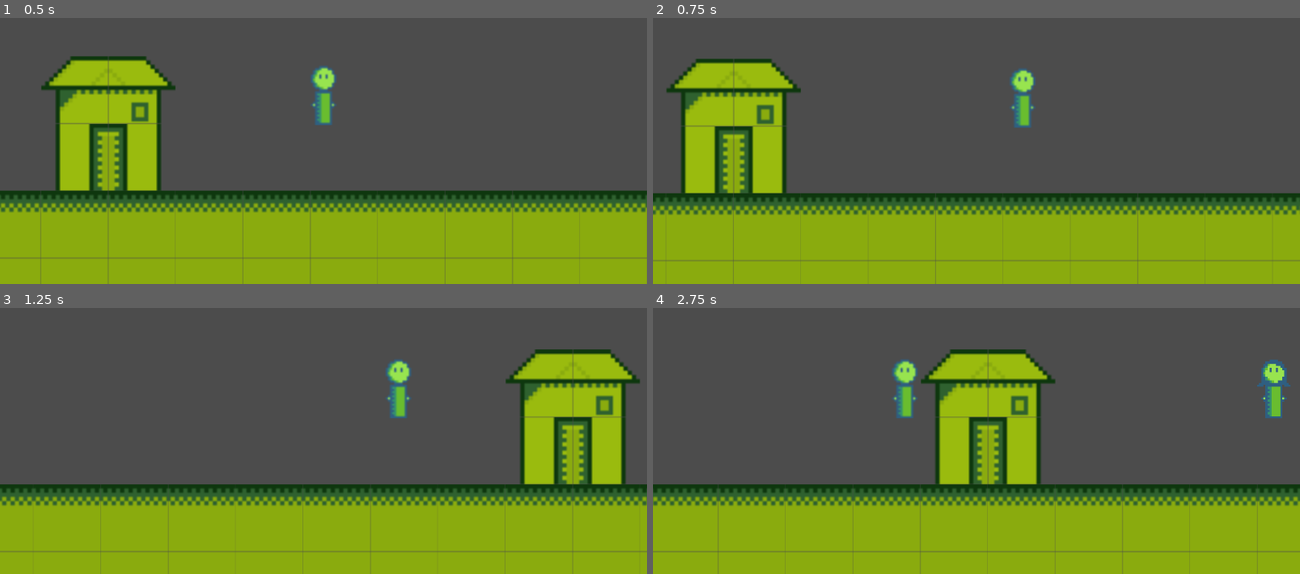
Above: before the commit, frames 1-4 (two rows, left to right).
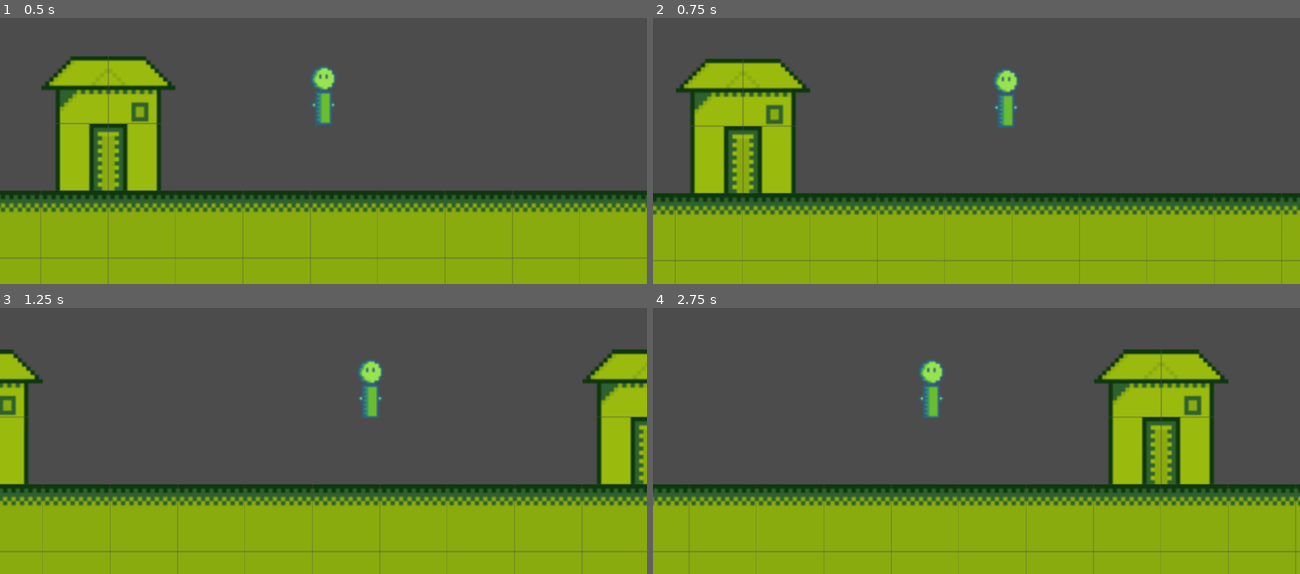
Above: after the commit, the same moments.

Repository: JamesPoole/godot-game
Game: Godot game, scene res://game.tscn
Same seed, same stepped clock (60 frames per second), same inputs: the game is played once before the commit and once after it.
Inputs:
- Up to frame 1 (0.5 s): no input
- Up to frame 2 (0.75 s): tap Enter (ui_accept) at 0.5 s; hold Right (ui_right) from 0.53 s (still down); tap E (interact, bound only after the commit) at 0.6 s
- Up to frame 3 (1.25 s): keep holding Right (ui_right); tap Enter (ui_accept) at 0.77 s
- Up to frame 4 (2.75 s): tap E (interact, bound only after the commit) at 1.35, 2.1 s; tap Enter (ui_accept) at 1.52 s; release Right (ui_right) at 2.03 s; hold Left (ui_left) from 2.03 s (still down)

Frame 1 is identical in both runs. In frame 2, 6.5% of the frame differs, in the area x 0-100%, y 15-100%; in frame 3, 14%; in frame 4, 22%.

Commit message:
add basic interactions

Diff:
--- a/Characters/Character.gd
+++ b/Characters/Character.gd
@@ -2,8 +2,8 @@
 
 const UP = Vector2(0, -1)
 const GRAVITY = 20
-const ACCEL = 50
-const MAX_SPEED = 200
+const ACCEL = 40
+const MAX_SPEED = 125
 const JUMP_HEIGHT = -200
 
 var motion = Vector2()
--- a/Characters/Character.tscn
+++ b/Characters/Character.tscn
@@ -11,11 +11,11 @@
 "speed": 5.0
 } ]
 
-[sub_resource type="RayShape2D" id=3]
+[sub_resource type="RayShape2D" id=2]
 length = 15.4509
 
-[sub_resource type="CapsuleShape2D" id=2]
-radius = 5.98404
+[sub_resource type="CapsuleShape2D" id=3]
+radius = 11.7202
 height = 14.8418
 
 [node name="Character" type="KinematicBody2D"]
@@ -29,12 +29,15 @@
 "interactable",
 ]]
 position = Vector2( 0, -0.104675 )
-shape = SubResource( 3 )
+shape = SubResource( 2 )
 one_way_collision = true
 
 [node name="Area2D" type="Area2D" parent="."]
 
 [node name="CollisionShape2D" type="CollisionShape2D" parent="Area2D"]
 position = Vector2( 0, 2.55773 )
-shape = SubResource( 2 )
+shape = SubResource( 3 )
 one_way_collision = true
+
+[connection signal="area_entered" from="Area2D" to="." method="_on_Area2D_area_entered"]
+[connection signal="area_exited" from="Area2D" to="." method="_on_Area2D_area_exited"]
--- a/Characters/Hero/Hero.gd
+++ b/Characters/Hero/Hero.gd
@@ -1,10 +1,20 @@
 extends "res://Characters/Character.gd"
 
+var can_interact = false
+
 func _ready():
-	pass
+	var hero = get_node(".")
+	var interactables = get_tree().get_nodes_in_group("Interactable")
+	for i in range(interactables.size()):
+		var currNode = get_node(interactables[i].get_path())
+		var area2DNode = currNode.get_node("Area2D")
+		var args = Array([currNode])
+		area2DNode.connect("body_enter", hero, "_on_Area2D_body_enter", args)
+		area2DNode.connect("body_exit", hero, "_on_Area2D_body_exit", args)
 
 #warning-ignore:unused_argument
 func _physics_process(delta):
+	#basic movement
 	if Input.is_action_pressed("ui_right"):
 		motion.x += ACCEL
 		motion.x = min(motion.x, MAX_SPEED)
@@ -13,7 +23,21 @@
 		motion.x = max(motion.x, -MAX_SPEED)
 	else:
 		motion.x = lerp(motion.x, 0, 0.2)
-
 	if is_on_floor():
 		if Input.is_action_just_pressed("ui_up"):
 			motion.y = JUMP_HEIGHT
+
+	#interaction
+	if can_interact == true:
+		if Input.is_action_just_pressed("interact"):
+			print('hi')
+
+#on colliding with another interactable, allow interactions
+func _on_Area2D_area_entered(area):
+	if (area.get_parent().get_name() != "Hero"):
+		can_interact = true
+
+#on leaving another interactable, disallow interactions
+func _on_Area2D_area_exited(area):
+	if (area.get_parent().get_name() != "Hero"):
+		can_interact = false
--- a/game.tscn
+++ b/game.tscn
@@ -10,7 +10,10 @@
 
 [node name="world" parent="." instance=ExtResource( 2 )]
 
-[node name="Character" parent="." instance=ExtResource( 3 )]
+[node name="Character" parent="." groups=[
+"Character",
+"Interactable",
+] instance=ExtResource( 3 )]
 position = Vector2( 70.7016, -141.697 )
 
 [node name="Hero" parent="." instance=ExtResource( 4 )]
--- a/project.godot
+++ b/project.godot
@@ -23,6 +23,14 @@
 
 enabled=PoolStringArray( "vnen.tiled_importer" )
 
+[input]
+
+interact={
+"deadzone": 0.5,
+"events": [ Object(InputEventKey,"resource_local_to_scene":false,"resource_name":"","device":0,"alt":false,"shift":false,"control":false,"meta":false,"command":false,"pressed":false,"scancode":69,"unicode":0,"echo":false,"script":null)
+ ]
+}
+
 [rendering]
 
 environment/default_environment="res://default_env.tres"
